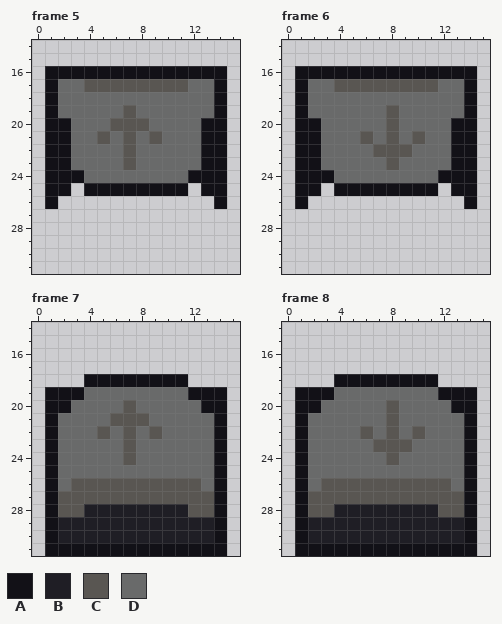
One commit to this pixel-art file: art/conveyors/conveyorOverlay.aseprite. Above, as it was before the edit.
16x32 pixels, 8 frames. Shown: frame 5: x 0..15, y 14..31; frame 6: x 0..15, y 14..31; frame 7: x 0..15, y 14..31; frame 8: x 0..15, y 14..31.
Visible layers, top first: "Extra", "Belts?".
Palette (. is transparent): A #121117  B #1f1e25  C #595652  D #696a6a
Pixels before, frame 5, first column x 1:
16 AAAAAAAAAAAAAA
17 ADDCCCCCCCCDDA
18 ADDDDDDDDDDDDA
19 ADDDDDCDDDDDDA
20 AADDDCCCDDDDAA
21 AADDCDCDCDDDAA
22 AADDDDCDDDDDAA
23 AADDDDCDDDDDAA
24 AAADDDDDDDDAAA
25 AA.AAAAAAAA.AA
26 A............A
Pixels before, frame 6, first column x 1:
16 AAAAAAAAAAAAAA
17 ADDCCCCCCCCDDA
18 ADDDDDDDDDDDDA
19 ADDDDDDCDDDDDA
20 AADDDDDCDDDDAA
21 AADDDCDCDCDDAA
22 AADDDDCCCDDDAA
23 AADDDDDCDDDDAA
24 AAADDDDDDDDAAA
25 AA.AAAAAAAA.AA
26 A............A
Pixels before, frame 7, first column x 1:
18 ...AAAAAAAA...
19 AAADDDDDDDDAAA
20 AADDDDCDDDDDAA
21 ADDDDCCCDDDDDA
22 ADDDCDCDCDDDDA
23 ADDDDDCDDDDDDA
24 ADDDDDCDDDDDDA
25 ADDDDDDDDDDDDA
26 ADCCCCCCCCCCDA
27 ACCCCCCCCCCCCA
28 ACCBBBBBBBBCCA
29 ABBBBBBBBBBBBA
30 ABBBBBBBBBBBBA
31 AAAAAAAAAAAAAA
Pixels before, frame 8, first column x 1:
18 ...AAAAAAAA...
19 AAADDDDDDDDAAA
20 AADDDDDCDDDDAA
21 ADDDDDDCDDDDDA
22 ADDDDCDCDCDDDA
23 ADDDDDCCCDDDDA
24 ADDDDDDCDDDDDA
25 ADDDDDDDDDDDDA
26 ADCCCCCCCCCCDA
27 ACCCCCCCCCCCCA
28 ACCBBBBBBBBCCA
29 ABBBBBBBBBBBBA
30 ABBBBBBBBBBBBA
31 AAAAAAAAAAAAAA
After:
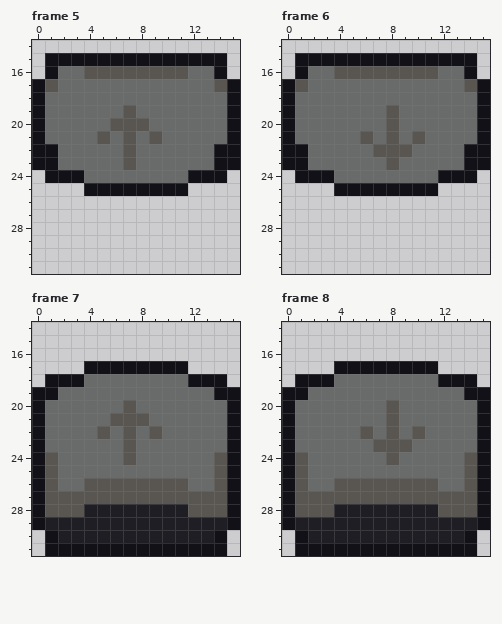
The commit says: Improve conveyor sprites and underground belt item exit slightly
Edits made:
Frame 5, layer "Belts?":
y 15: x 1..14 .............. -> AAAAAAAAAAAAAA
y 16: x 2..13 AAAAAAAAAAAA -> DDCCCCCCCCDD
y 17: x 0..1 .A -> AC; x 4..11 CCCCCCCC -> DDDDDDDD; x 14..15 A. -> CA
y 18..19: x 0..1 .A -> AD; x 14..15 A. -> DA
y 20..21: x 0..2 .AA -> ADD; x 13..15 AA. -> DDA
y 22..23: x 0 . -> A; x 2 A -> D; x 13 A -> D; x 15 . -> A
y 25: x 1..2 AA -> ..; x 13..14 AA -> ..
y 26: x 1 A -> .; x 14 A -> .
Frame 6, layer "Belts?": the same change as frame 5
Frame 7, layer "Belts?":
y 17: x 4..11 ........ -> AAAAAAAA
y 18: x 1..14 ...AAAAAAAA... -> AAADDDDDDDDAAA
y 19: x 0 . -> A; x 2..3 AA -> DD; x 12..13 AA -> DD; x 15 . -> A
y 20: x 0..2 .AA -> ADD; x 13..15 AA. -> DDA
y 21..23: x 0..1 .A -> AD; x 14..15 A. -> DA
y 24..25: x 0..1 .A -> AC; x 14..15 A. -> CA
y 26: x 0..1 .A -> AC; x 3 C -> D; x 12 C -> D; x 14..15 A. -> CA
y 27..28: x 0..1 .A -> AC; x 14..15 A. -> CA
y 29: x 0..1 .A -> AB; x 14..15 A. -> BA
Frame 8, layer "Belts?": the same change as frame 7
Boxes around the changes in both pictures, in picture pixels (x1, y1, x2, y2):
changed: (32, 53, 240, 209)
changed: (282, 53, 490, 209)
changed: (32, 361, 240, 530)
changed: (282, 361, 490, 530)
